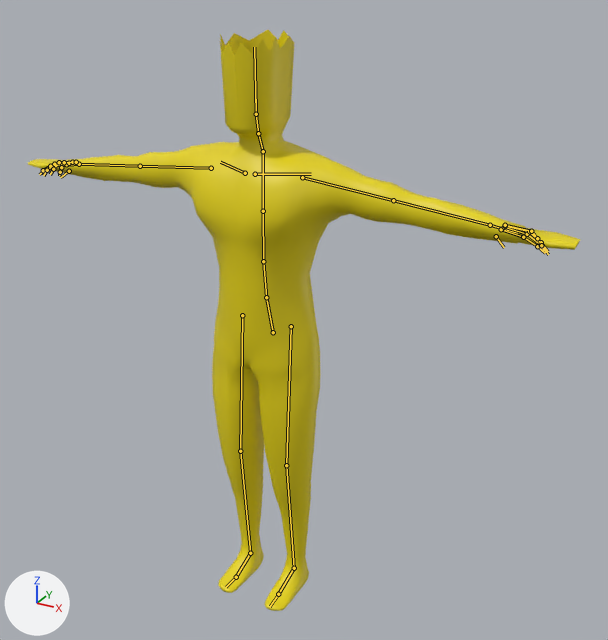
A saved change to the Blender file models/guy/guy.blend.
Before and after are seen from a 50 mm lens placed at (1.4, -2.26, 2.25), pointed at (0.11, 0.09, 1.07). Arrows for +X, +Y and +Z are at lower left; the lights stay in place. The first picture is the older version. The bones that change, and the others that lie on the model, are drawn over the model as lines.
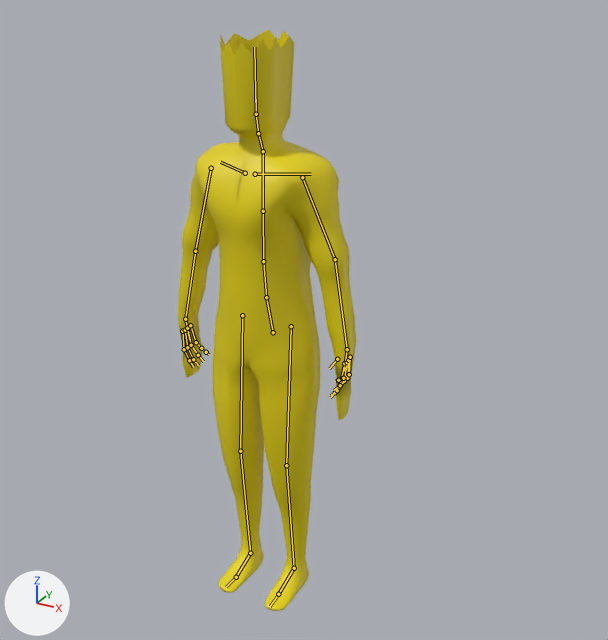
The newer file adds an action. The first version stands in its rest pose; the second is drawn at frame 1 of the action 'metarigAction'.

What differs and where, as boxes (x1, y1, x2, y2) in the pictures (608 x 640 px):
'Cube', posed (68% narrower)
    before: (28, 30, 580, 611)
    after: (178, 30, 356, 611)
bone 'upper_arm.L', root to tip
    before: (302, 177) to (393, 200)
    after: (302, 177) to (335, 259)
bone 'forearm.L', root to tip
    before: (393, 200) to (490, 225)
    after: (335, 259) to (347, 349)
bone 'hand.L', root to tip
    before: (490, 225) to (517, 233)
    after: (347, 349) to (344, 371)
bone 'upper_arm.R', root to tip
    before: (211, 168) to (140, 166)
    after: (211, 168) to (195, 251)
bone 'forearm.R', root to tip
    before: (140, 166) to (79, 164)
    after: (195, 251) to (185, 319)
bone 'hand.R', root to tip
    before: (79, 164) to (63, 165)
    after: (185, 319) to (189, 339)

Diff of the bpy script that builds the scene:
```diff
--- a/models/guy/guy.blend.py
+++ b/models/guy/guy.blend.py
@@ bone_upper_arm_l @@
 bone_upper_arm_l = bpy.data.objects['metarig'].pose.bones['upper_arm.L']  # child of 'shoulder.L'
-bone_upper_arm_l.rotation_quaternion = (1.0, 0.0, 0.0, 0.0)  # degrees (0, 0, 0)
+bone_upper_arm_l.rotation_quaternion = (0.86, -0.002, 0.089, -0.503)  # degrees (-5, 9, -61)
@@ bone_forearm_l @@
 bone_forearm_l = bpy.data.objects['metarig'].pose.bones['forearm.L']  # child of 'upper_arm.L'
-bone_forearm_l.rotation_quaternion = (1.0, 0.0, 0.0, 0.0)  # degrees (0, 0, 0)
+bone_forearm_l.rotation_quaternion = (0.993, -0.007, -0.006, -0.115)  # degrees (-1, -1, -13)
@@ bone_hand_l @@
 bone_hand_l = bpy.data.objects['metarig'].pose.bones['hand.L']  # child of 'forearm.L'
-bone_hand_l.rotation_quaternion = (1.0, 0.0, 0.0, 0.0)  # degrees (0, 0, 0)
+bone_hand_l.rotation_quaternion = (0.992, -0.002, -0.002, -0.124)  # degrees (0, 0, -14)
@@ bone_upper_arm_r @@
 bone_upper_arm_r = bpy.data.objects['metarig'].pose.bones['upper_arm.R']  # child of 'shoulder.R'
-bone_upper_arm_r.rotation_quaternion = (1.0, 0.0, 0.0, 0.0)  # degrees (0, 0, 0)
+bone_upper_arm_r.rotation_quaternion = (0.86, -0.002, -0.089, 0.503)  # degrees (-5, -9, 61)
@@ bone_forearm_r @@
 bone_forearm_r = bpy.data.objects['metarig'].pose.bones['forearm.R']  # child of 'upper_arm.R'
-bone_forearm_r.rotation_quaternion = (1.0, 0.0, 0.0, 0.0)  # degrees (0, 0, 0)
+bone_forearm_r.rotation_quaternion = (0.993, -0.007, 0.006, 0.115)  # degrees (-1, 1, 13)
@@ bone_hand_r @@
 bone_hand_r = bpy.data.objects['metarig'].pose.bones['hand.R']  # child of 'forearm.R'
-bone_hand_r.rotation_quaternion = (1.0, 0.0, 0.0, 0.0)  # degrees (0, 0, 0)
+bone_hand_r.rotation_quaternion = (0.992, -0.002, 0.002, 0.124)  # degrees (0, 0, 14)
```
